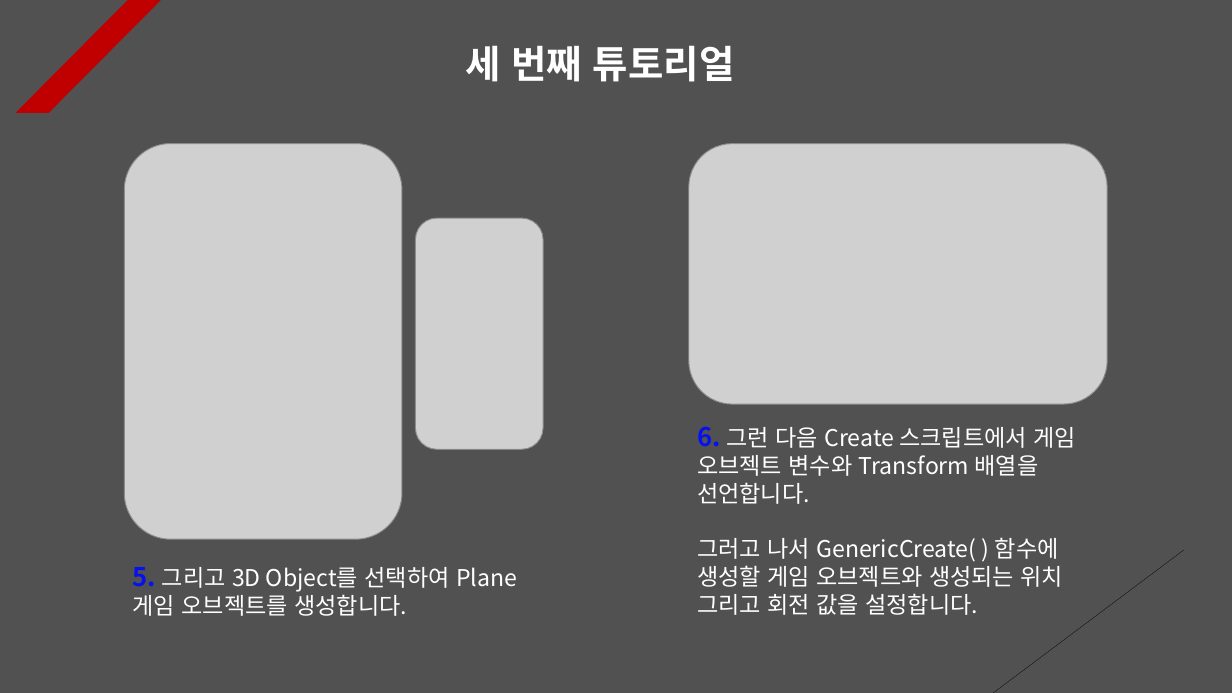
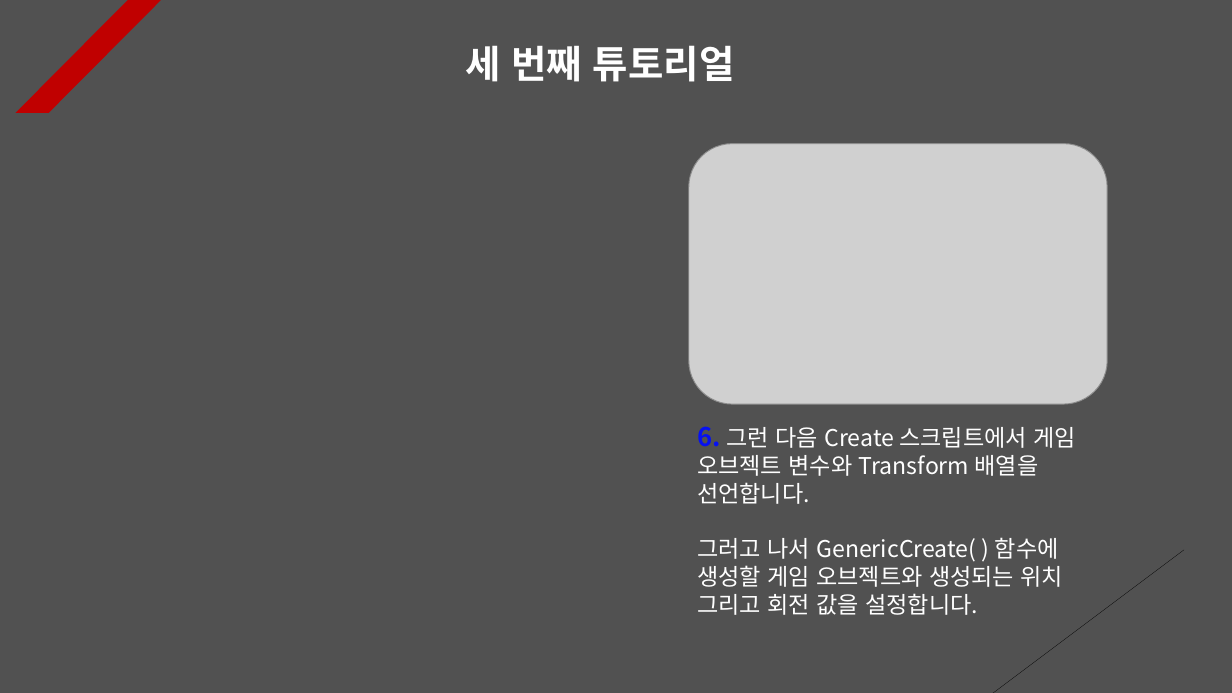
Before and after one commit to Unity2033/3D-UnityEngine, a slide deck: slide 4 of Assets/Class/Instantiate & Destroy/PPT Data/Instatiate and Destroy Example.pptx (slide 3 before the commit). Drawn at 1232x693 pixels with LibreOffice and Linux fonts; fonts in the diff are those of the drawing; grey boxes stand for pictures. Boxes give left, top, right and bottom in pixels: in the first picture for what was removed or moved away, otherwise in the second. Text is boxed around its words. In the diff, an @@ line names an element or a change of style, - is before the commit and + after.

```diff
--- a/Assets/Class/Instantiate & Destroy/PPT Data/Instatiate and Destroy Example.pptx
+++ b/Assets/Class/Instantiate & Destroy/PPT Data/Instatiate and Destroy Example.pptx
@@ picture removed at (125,143,402,539) @@
@@ picture removed at (416,218,543,449) @@
@@ text removed at (133,567,517,616) @@
-5. 그리고 3D Object를 선택하여 Plane 게임 오브젝트를 생성합니다.
```
Also in this commit, not shown: 2 other slides changed, 1 slide added, 3 slides removed, 27 other files.
